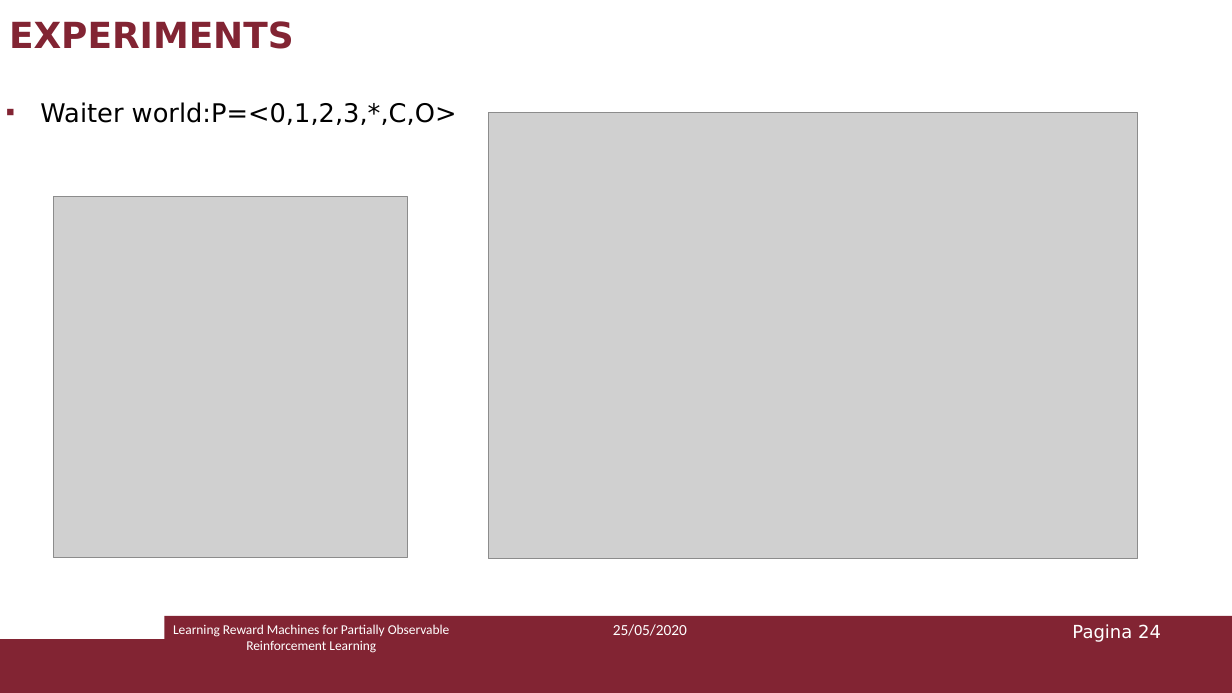
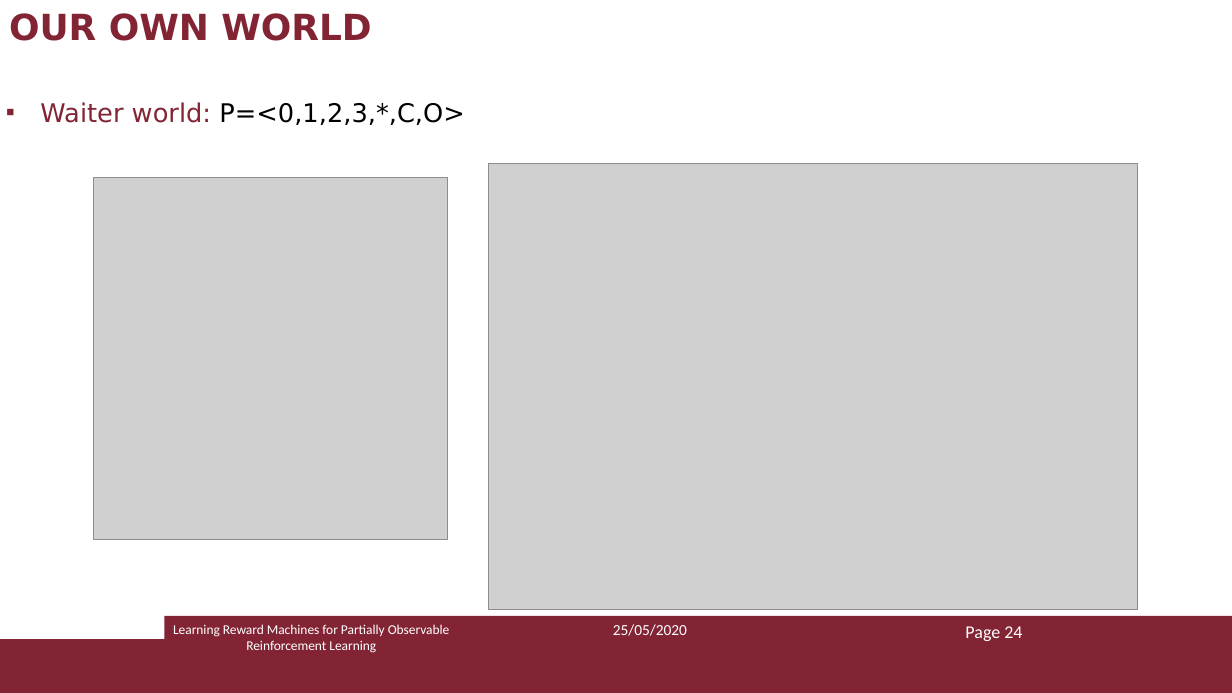
Before and after one commit to Marvet94/reasoning_agents_project_2020, a slide deck: slide 24 of ra_presentazione.pptx. Drawn at 1232x693 pixels with LibreOffice and Linux fonts; fonts in the diff are those of the drawing; grey boxes stand for pictures. Boxes give left, top, right and bottom in pixels: in the first picture for what was removed or moved away, otherwise in the second. Text is boxed around its words. In the diff, an @@ line names an element or a change of style, - is before the commit and + after.

Commit message:
Updated final version of presentation with pdf.

```diff
--- a/ra_presentazione.pptx
+++ b/ra_presentazione.pptx
@@ text at [9,13,371,41]: text changed @@
-EXPERIMENTS
+OUR OWN WORLD
@@ text at [40,102,464,125]: spaces changed @@
-▪ Waiter world:P=<0,1,2,3,*,C,O>
+▪ Waiter world: P=<0,1,2,3,*,C,O>
@@ picture: place and size @@
-picture at [54,197,408,558]
+picture at [93,178,447,540]
@@ picture: place and size @@
-picture at [488,113,1138,558]
+picture at [488,164,1138,609]
@@ text at [965,626,1022,641]: text changed; font DejaVu Sans to Calibri @@
-Pagina 24
+Page 24
```
Also in this commit, not shown: 23 other slides changed, 1 other file.
